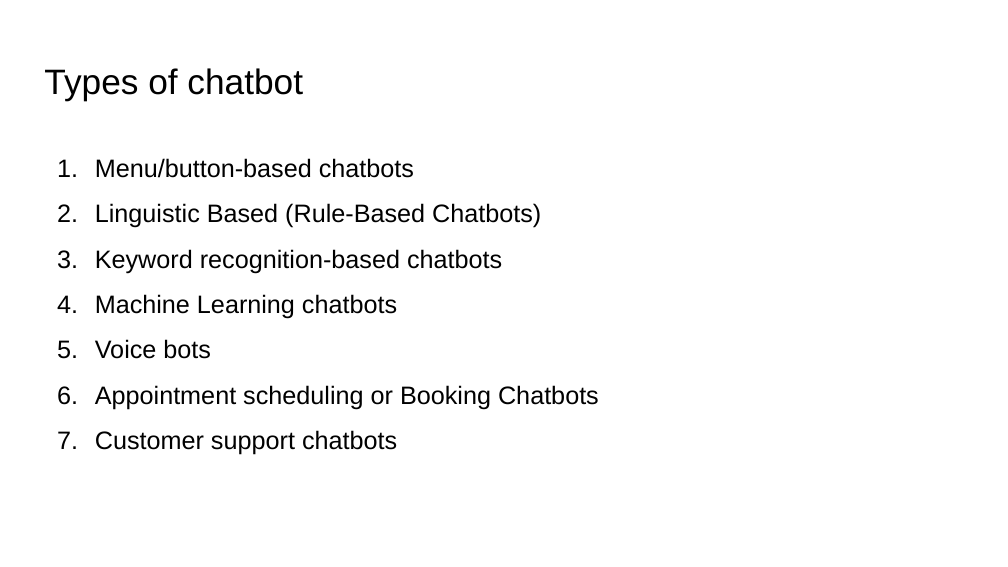
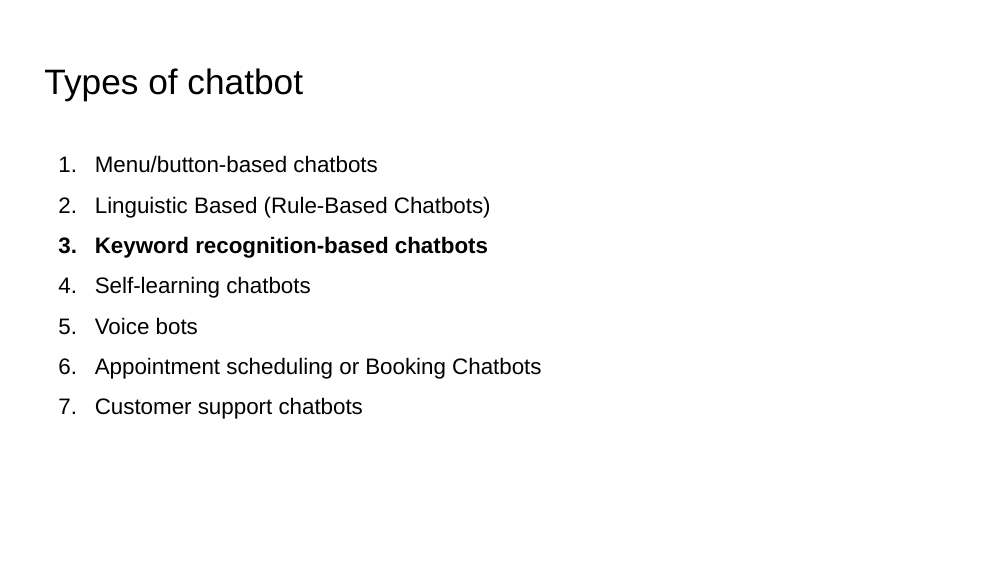
Before and after one commit to saurabhjojare/Chatbot-Response-System, a slide deck: slide 4 of Chatbot Response System.pptx (slide 3 before the commit). Drawn at 1008x567 pixels with LibreOffice and Linux fonts; fonts in the diff are those of the drawing. Boxes give left, top, right and bottom in pixels: in the first picture for what was removed or moved away, otherwise in the second. Text is boxed around its words. In the diff, an @@ line names an element or a change of style, - is before the commit and + after.

```diff
--- a/Chatbot Response System.pptx
+++ b/Chatbot Response System.pptx
@@ text at (x1=95, y1=155, x2=541, y2=419): size 18 to 16 pt in "Menu/button-based chatbots", "Linguistic Based (Rule-Based Chatbots)", "Keyword recognition-based chatbots", "Voice bots" and 2 more places; bold on in "Keyword recognition-based chatbots"; indent changed @@
@@ text at (x1=95, y1=276, x2=310, y2=298): text changed; size 18 to 16 pt @@
-4. Machine Learning chatbots
+4. Self-learning chatbots
```
Also in this commit, not shown: 12 other slides changed, 3 slides added, 1 other file.
